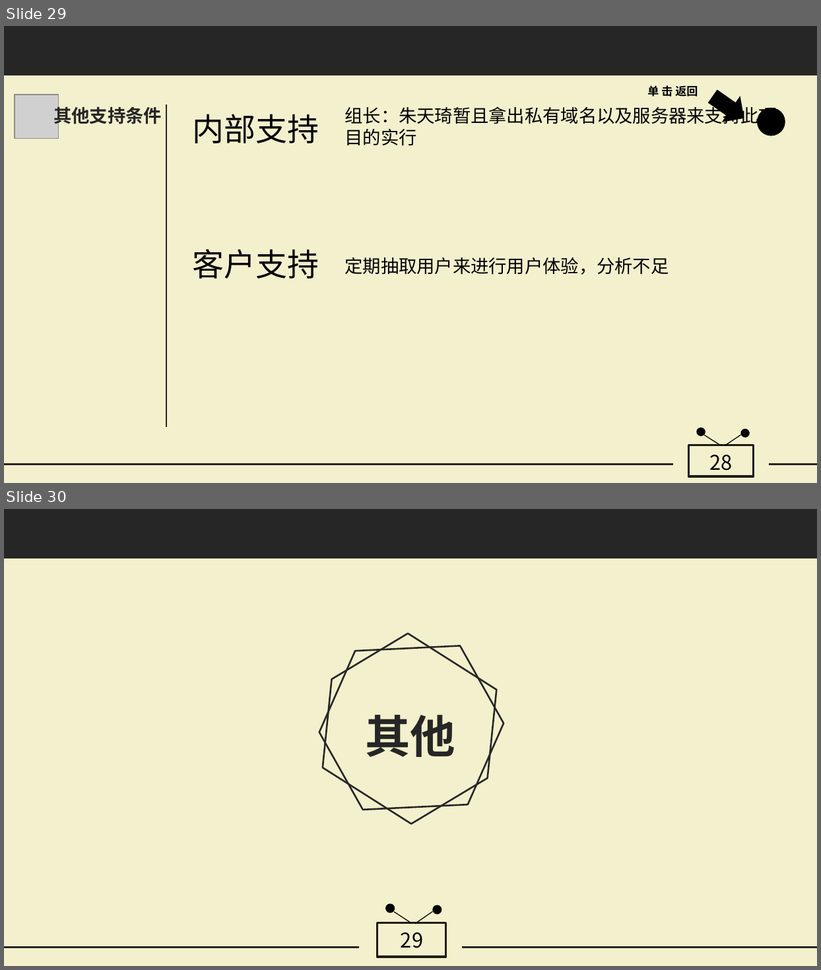
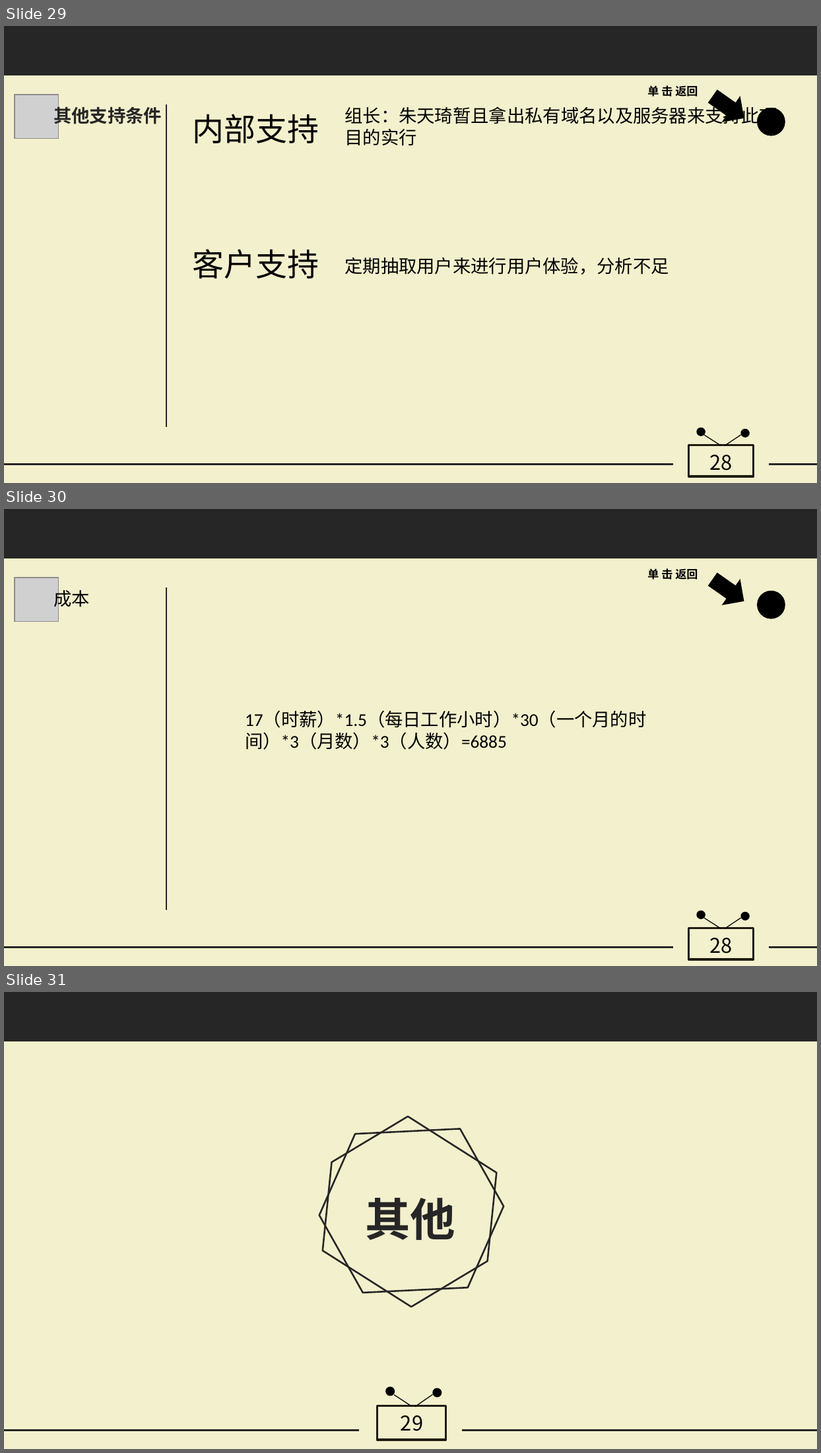
Before and after one commit to Belyenochi/Rest-room, a slide deck: G20项目简介4.0(1).pptx. Shown one above the other, each under a label of ours: slides 29 and 30 before the commit, slides 29, 30 and 31 after it. The pictures are 821x970 and 821x1453 pixels, drawn with LibreOffice and Linux fonts; fonts in the diff are those of the drawing; grey boxes stand for pictures. Boxes give left, top, right and bottom in pixels: in the first picture for what was removed or moved away, otherwise in the second. Text is boxed around its words. In the diff, an @@ line names an element or a change of style, - is before the commit and + after.

Commit message:
v11

```diff
--- a/G20项目简介4.0(1).pptx
+++ b/G20项目简介4.0(1).pptx
@@ slide 30 added at (x1=4, y1=509, x2=817, y2=966), background #F3F0CD @@
@@ picture added at (x1=15, y1=577, x2=59, y2=621) @@
@@ text added at (x1=54, y1=588, x2=90, y2=611), 16 pt, text #000000 @@
+成本
@@ text added at (x1=648, y1=568, x2=698, y2=580), 10 pt, text #000000, bold @@
+单 击 返回
@@ left arrow added at (x1=709, y1=574, x2=747, y2=606), fill #000000 @@
@@ ellipse added at (x1=758, y1=592, x2=785, y2=618), fill #000000, outline #000000 2 pt @@
@@ text added at (x1=245, y1=711, x2=647, y2=750), 16 pt, text #000000 @@
+17（时薪）*1.5（每日工作小时）*30（一个月的时间）*3（月数）*3（人数）=6885
@@ group added at (x1=688, y1=912, x2=754, y2=960): 2 lines, 2 ellipses, 1 rectangle, 1 text @@
+28
@@ group added at (x1=4, y1=509, x2=817, y2=947): 3 lines, 1 rectangle @@
@@ what was slide 30 is now slide 31 @@
```
